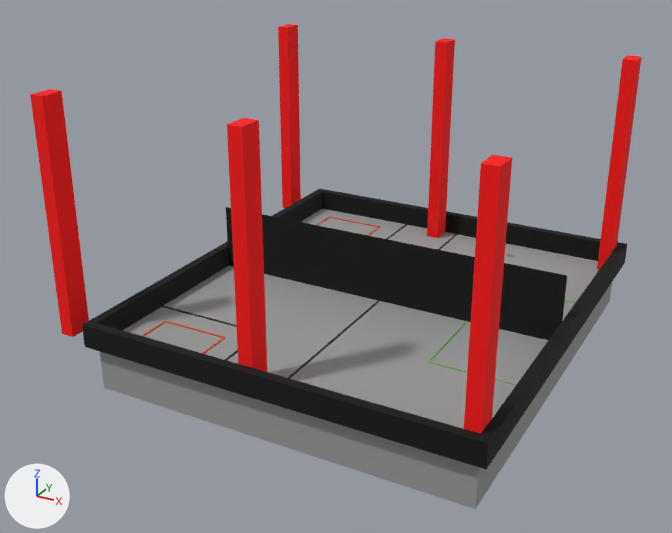
One commit to the COLLADA model src/gazebo/ros_gz_description/models/UCF_field/meshes/UCF_field.dae: the scene before it, then after it.
Camera for both pictures: a 50 mm camera at (8.15, -16.84, 9.02) aimed at (-0.73, -0.7, 0.95). The axes (+X, +Y, +Z) are drawn at lower left. The lights are the same throughout. Vertices at the same position are counted once.

Script lines for the objects in view, before the commit:
```python
me_65fb58be8b11fb508f3112b9 = bpy.data.meshes.new('65fb58be8b11fb508f3112b9')
me_65fb58be8b11fb508f3112b9.from_pydata(...)  # 2049 vertices, 4070 faces; spans x -5.07..4.27, y -4.77..4.77, z -1.0..5.0
# faces by material slot: [64, 112, 28, 3794, 72]
me_65fb58be8b11fb508f3112b9.materials.append(mat_id9)  # orange #dd5227
me_65fb58be8b11fb508f3112b9.materials.append(mat_id22)  # black #000000
me_65fb58be8b11fb508f3112b9.materials.append(mat_id35)  # green #82bb68
me_65fb58be8b11fb508f3112b9.materials.append(mat_id54)  # grey #999999
me_65fb58be8b11fb508f3112b9.materials.append(mat_id61)  # red #ff0000
ob_65fb58be8b11fb508f3112b9 = bpy.data.objects.new('65fb58be8b11fb508f3112b9', me_65fb58be8b11fb508f3112b9)
ob_65fb58be8b11fb508f3112b9.location = (0.0, 0.0, 0.0)
```
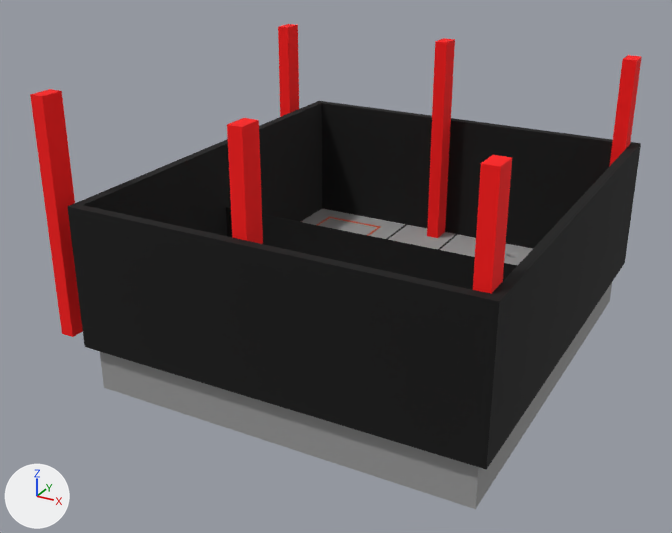
Changed parts and their boxes [x1, y1, x2, y2] in the pictures (672 x 533 px; the box of a moved part takes in the faces that stretch with it):
part 1 of me_65fb58be8b11fb508f3112b9, moved or reshaped: before [82, 189, 627, 443]; after [68, 101, 641, 443]

The edits, one by one:
me_65fb58be8b11fb508f3112b9 is used by ob_65fb58be8b11fb508f3112b9; location (0.0, 0.0, 0.0).
me_65fb58be8b11fb508f3112b9 had 2049 vertices, 4070 faces and spanned x -5.07..4.27, y -4.77..4.77, z -1.0..5.0.
me_65fb58be8b11fb508f3112b9 now has 2045 vertices, 4062 faces and spans x -5.07..4.27, y -4.77..4.77, z -1.0..5.0.
Part 1, on me_65fb58be8b11fb508f3112b9:
12 vertices are removed from x -4.27..4.27, y -4.77..4.77, z 0.5.
52 faces are deleted.
8 new vertices lie (0.0, 0.0, 3.0) away from vertices in x -4.27..4.27, y -4.77..4.77, z 0.0.
44 new faces join them, mat_id22 (black #000000).
